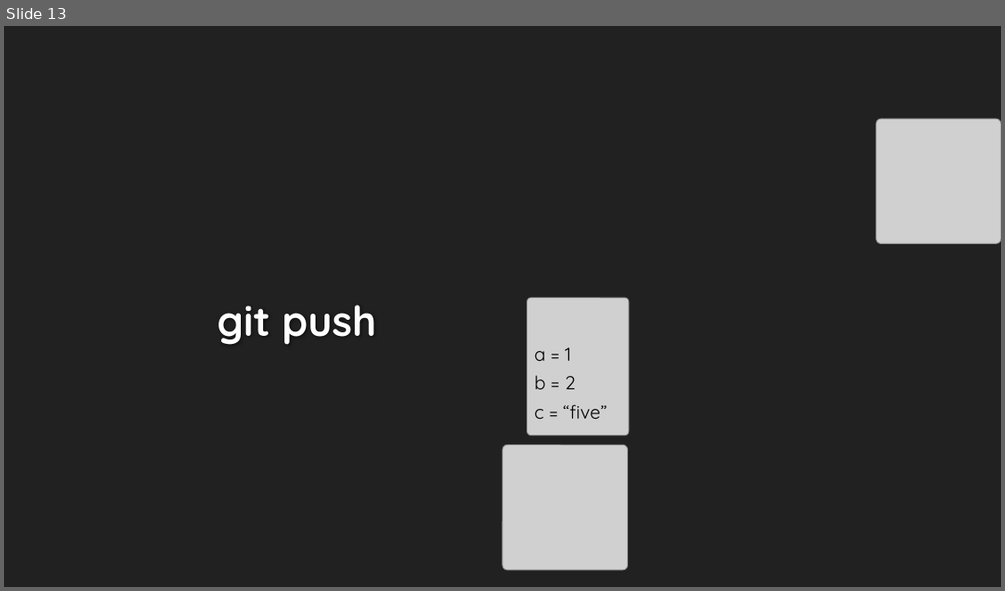
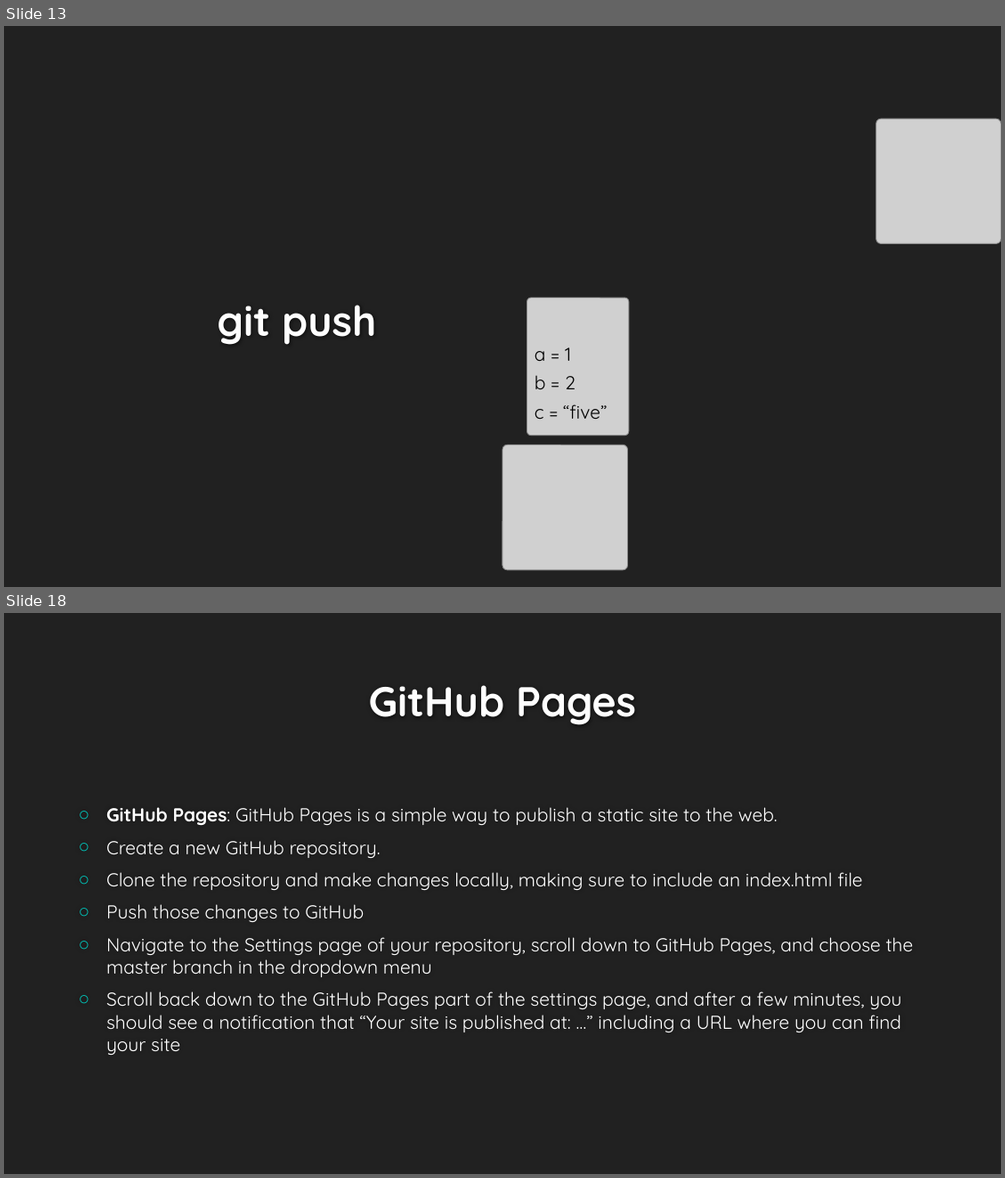
Before and after one commit to UWIComputingSociety-sta/UWICS_GitHub_Intro, a slide deck: UWICS_Git.pptx. Shown one above the other, each under a label of ours: slide 13 before the commit, slides 13 and 18 after it; the slides between them are not shown. The pictures are 1005x591 and 1005x1178 pixels, drawn with LibreOffice and Linux fonts; fonts in the diff are those of the drawing; grey boxes stand for pictures; background and template pictures are left out. Boxes give left, top, right and bottom in pixels: in the first picture for what was removed or moved away, otherwise in the second. Text is boxed around its words. In the diff, an @@ line names an element or a change of style, - is before the commit and + after.

```diff
--- a/UWICS_Git.pptx
+++ b/UWICS_Git.pptx
@@ slide 18 added at [4,613,1001,1174], background #212121 @@
@@ title added at [369,685,636,725], 40 pt, text #FEFEFE, bold @@
+GitHub Pages
@@ text added at [106,807,914,1054], 18 pt, text #FFFFFF @@
+○ GitHub Pages: GitHub Pages is a simple way to publish a static site to the web.
+○ Create a new GitHub repository.
+○ Clone the repository and make changes locally, making sure to include an index.html file
+○ Push those changes to GitHub
+○ Navigate to the Settings page of your repository, scroll down to GitHub Pages, and choose the master branch in the dropdown menu
+○ Scroll back down to the GitHub Pages part of the settings page, and after a few minutes, you should see a notification that “Your site is published at: …” including a URL where you can find your site
```
Also in this commit, not shown: 12 slides changed, 1 other slide added.
